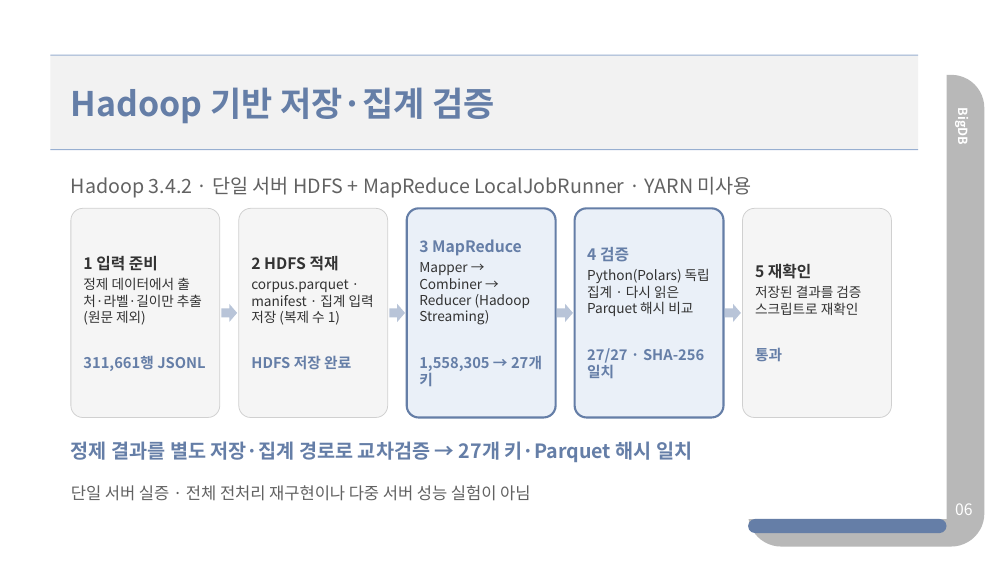
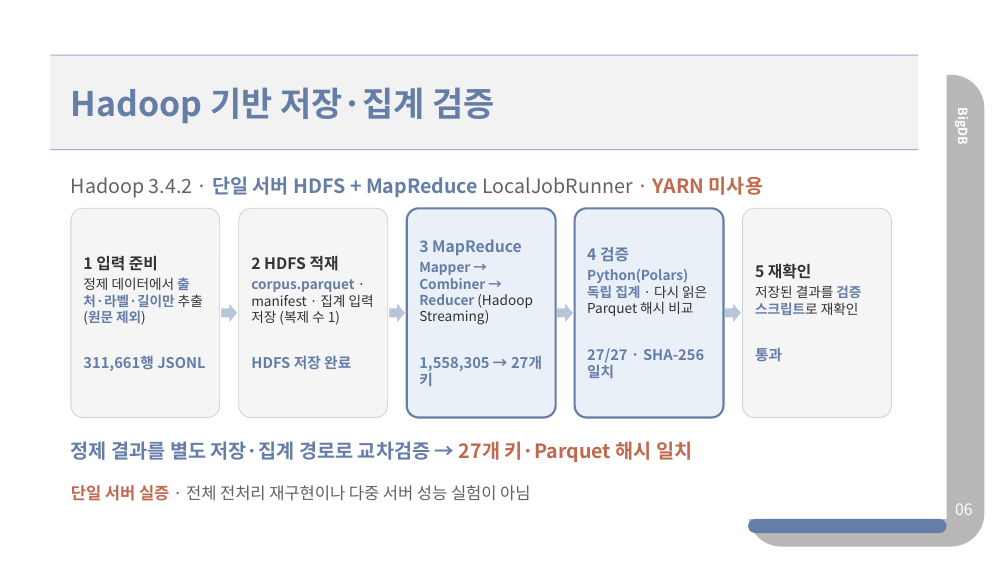
Before and after one commit to sangdelia/3-2-BigDB-Proj., a slide deck: slide 6 of ppts/BigDB 중간발표 - 혐오체인 (조규상,서재철,윤건호).pptx. Drawn at 1008x567 pixels with LibreOffice and Linux fonts; fonts in the diff are those of the drawing. Boxes give left, top, right and bottom in pixels: in the first picture for what was removed or moved away, otherwise in the second. Text is boxed around its words. In the diff, an @@ line names an element or a change of style, - is before the commit and + after.

```diff
--- a/ppts/BigDB 중간발표 - 혐오체인 (조규상,서재철,윤건호).pptx
+++ b/ppts/BigDB 중간발표 - 혐오체인 (조규상,서재철,윤건호).pptx
@@ text "Hadoop 3.4.2 · 단일 서버 ..." at [71,176,763,198]: text colour #626262 to #657EA7 in "단일 서버 HDFS + MapReduce"; text colour #626262 to #C0694F in "YARN 미사용"; bold on in "단일 서버 HDFS + MapReduce YARN 미사용" @@
@@ text in rounded rectangle at [419,262,533,325]: text colour #333333 to #657EA7, bold on in "Mapper → Combiner → Reducer" @@
@@ text in rounded rectangle at [587,269,707,316]: text colour #333333 to #657EA7, bold on in "Python(Polars) 독립 집계" @@
@@ text in rounded rectangle at [83,277,203,325]: text colour #333333 to #657EA7, bold on in "출처·라벨·길이만 (원문 제외)" @@
@@ text in rounded rectangle at [251,279,374,325]: text colour #333333 to #657EA7, bold on in "corpus.parquet" @@
@@ text in rounded rectangle at [755,285,861,315]: text colour #333333 to #657EA7, bold on in "검증 스크립트로" @@
@@ text "정제 결과를 별도 저장·집계 경로로 ..." at [71,441,692,462]: text colour #657EA7 to #C0694F in "27개 키·Parquet 해시 일치" @@
@@ text "단일 서버 실증 · 전체 ..." at [71,485,530,501]: text colour #626262 to #C0694F, bold on in "단일 서버 실증" @@
```
Also in this commit, not shown: 10 other slides changed, 21 other files.
